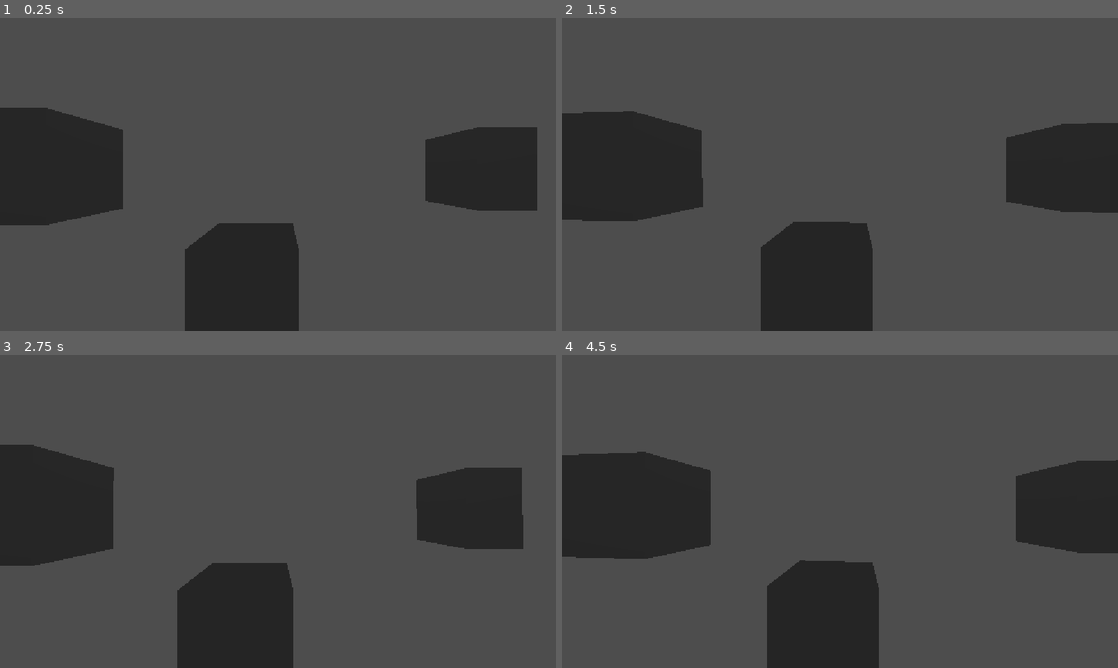
Above: before the commit, frames 1-4 (two rows, left to right).
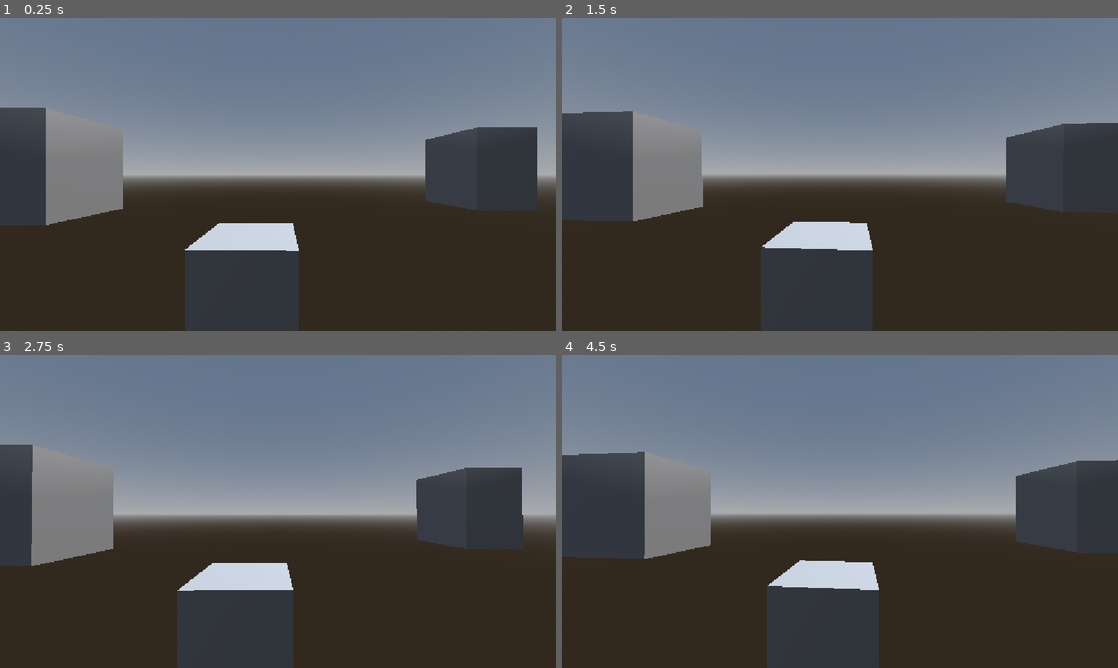
Above: after the commit, the same moments.

Repository: oiPoipoi/VTOL-Game
Game: Godot game, scene res://TheoTestScene.tscn
Same seed, same stepped clock (60 frames per second), same inputs: the game is played once before the commit and once after it. The project has no main scene, so this scene is started directly.
Inputs (mouse positions are in pixels of both pictures, inside the frame that each line leads up to):
- Up to frame 1 (0.25 s): no input
- Up to frame 2 (1.5 s): tap Enter at 0.5 s; move the mouse to (867, 174) at 0.52 s; hold W from 0.53 s (still down); tap 1 at 0.6 s; click (867, 174) at 0.67 s; tap Space at 1.25 s; move the mouse to (812, 174) at 1.27 s; tap 2 at 1.35 s
- Up to frame 3 (2.75 s): keep holding W; tap Enter at 2 s; move the mouse to (289, 505) at 2.02 s; tap 3 at 2.1 s
- Up to frame 4 (4.5 s): keep holding W; tap Space at 2.75, 4.25 s; move the mouse to (834, 517) at 2.77 s; tap 4 at 2.85 s; click (834, 517) at 2.92 s; tap Enter at 3.5 s; move the mouse to (878, 514) at 3.52 s; tap 5 at 3.6 s; move the mouse to (795, 508) at 4.27 s; tap 6 at 4.35 s

The runs differ from the first frame. In frame 1, 91% of the frame differs, in the area x 0-100%, y 0-100%; in frame 2, 91%; in frame 3, 91%; in frame 4, 92%.

Commit message:
Update TheoTestScene.tscn

Diff:
--- a/TheoTestScene.tscn
+++ b/TheoTestScene.tscn
@@ -2,10 +2,27 @@
 
 [ext_resource type="Script" uid="uid://bqbfpm13rwum2" path="res://theo_test_scene.gd" id="1_jq8ic"]
 
-[sub_resource type="Environment" id="Environment_ejki1"]
+[sub_resource type="ProceduralSkyMaterial" id="ProceduralSkyMaterial_jq8ic"]
+sky_horizon_color = Color(0.66224277, 0.6717428, 0.6867428, 1)
+ground_horizon_color = Color(0.66224277, 0.6717428, 0.6867428, 1)
+
+[sub_resource type="Sky" id="Sky_pxkum"]
+sky_material = SubResource("ProceduralSkyMaterial_jq8ic")
+
+[sub_resource type="Environment" id="Environment_lkp5b"]
+background_mode = 2
+sky = SubResource("Sky_pxkum")
+glow_enabled = true
 
 [node name="Main" type="Node3D" unique_id=727411318]
 script = ExtResource("1_jq8ic")
+
+[node name="WorldEnvironment" type="WorldEnvironment" parent="." unique_id=914414186]
+environment = SubResource("Environment_lkp5b")
+
+[node name="DirectionalLight3D" type="DirectionalLight3D" parent="." unique_id=284898135]
+transform = Transform3D(-0.8660254, -0.43301278, 0.25, 0, 0.49999997, 0.86602545, -0.50000006, 0.75, -0.43301266, 0, 0, 0)
+shadow_enabled = true
 
 [node name="XROrigin3D" type="XROrigin3D" parent="." unique_id=799080768]
 transform = Transform3D(1, 0, 0, 0, 1, 0, 0, 0, 1, 0, 1.1609458, 0)
@@ -26,12 +43,10 @@
 transform = Transform3D(1, 0, 0, 0, 1, 0, 0, 0, 1, -0.88649917, 0.026595354, -0.8293419)
 size = Vector3(0.40447998, 0.39019775, 0.32824707)
 
-[node name="WorldEnvironment" type="WorldEnvironment" parent="." unique_id=582083253]
-environment = SubResource("Environment_ejki1")
-
 [node name="CSGBox3D" type="CSGBox3D" parent="." unique_id=981289727]
 transform = Transform3D(1, 0, 0, 0, 1, 0, 0, 0, 1, -0.34774685, 0, -2.2746186)
 
-[node name="AreaLight3D" type="AreaLight3D" parent="." unique_id=2061761018]
-transform = Transform3D(1, 0, 0, 0, 1, 0, 0, 0, 1, 0, 5.9425097, 0)
-light_energy = 2.968
+[node name="SpotLight3D" type="SpotLight3D" parent="." unique_id=446765432]
+transform = Transform3D(1, 0, 0, 0, 0.012943459, 0.99991626, 0, -0.99991626, 0.012943459, 0, 5.998871, 0)
+light_energy = 16.0
+shadow_enabled = true
